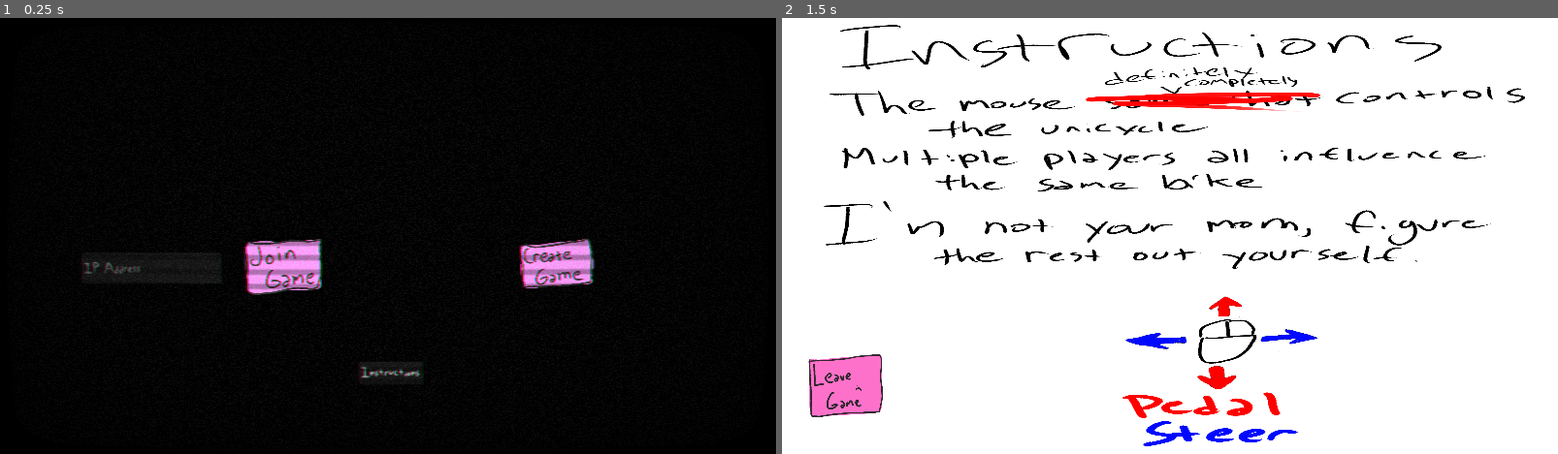
Above: before the commit, frames 1-2 (left to right).
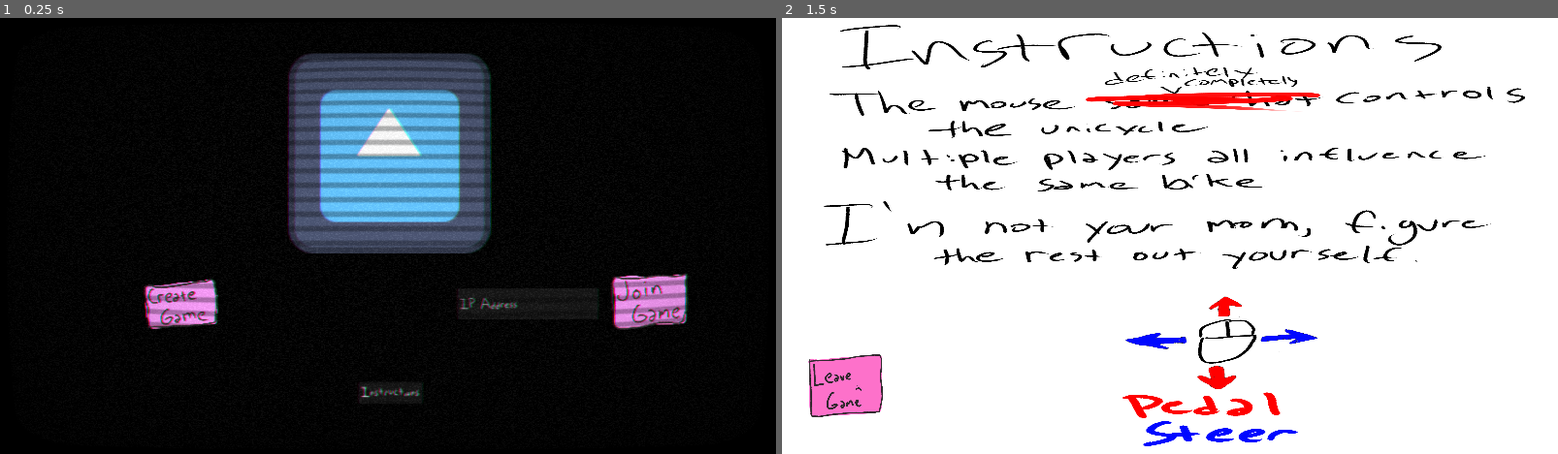
Above: after the commit, the same moments.

Repository: maxrchung/ride_in_the_rain
Game: Godot game, scene res://start.tscn
The game is run twice, just before and just after one commit, with the same random seed, the same clock (stepped at 60 frames per second) and the same inputs. The engine's default icon, where the game draws it, is replaced by a stand-in: a white triangle on a blue panel in a dark square. A sky picture missing from this copy of the repository is replaced by a grey-blue gradient.
Inputs (mouse positions are in pixels of both pictures, inside the frame that each line leads up to; where the layout moved, square brackets give the same spot in the first picture):
- Up to frame 1 (0.25 s): no input
- Up to frame 2 (1.5 s): click (960, 310) [1340, 270] at 0.5 s; click "Instructions" at 1.25 s

The runs differ from the first frame. In frame 1, 17% of the frame differs, in the area x 10-89%, y 8-88%; in frame 2, nothing differs.

Commit message:
title placeholder

Diff:
--- a/start.gd
+++ b/start.gd
@@ -34,6 +34,7 @@
 	$IpInput.hide()
 	$JoinButton.hide()
 	$InstructionsButton.hide()
+	$TitleSplash.hide()
 	$WaitingText.show()
 	$StartButton.show()
 	$LeaveButton.show()
@@ -72,6 +73,7 @@
 	$JoinButton.hide()
 	$CreateButton.hide()
 	$InstructionsButton.hide()
+	$TitleSplash.hide()
 	$WaitingText.show()
 	$LeaveButton.show()
 	$PlayersCount.show()
@@ -88,6 +90,7 @@
 	$JoinButton.show()
 	$CreateButton.show()
 	$InstructionsButton.show()
+	$TitleSplash.show()
 	$WaitingText.hide()
 	$LeaveButton.hide()
 	$StartButton.hide()
@@ -118,6 +121,7 @@
 	$JoinButton.show()
 	$CreateButton.show()
 	$InstructionsButton.show()
+	$TitleSplash.show()
 	$WaitingText.hide()
 	$LeaveButton.hide()
 	$StartButton.hide()
--- a/start.tscn
+++ b/start.tscn
@@ -10,17 +10,18 @@
 [ext_resource type="Theme" uid="uid://ckvowov5bcv6l" path="res://default_ui_theme.tres" id="6_vq6qa"]
 [ext_resource type="LabelSettings" uid="uid://cuiayxv1yxm7a" path="res://default_font.tres" id="7_l8gfs"]
 [ext_resource type="PackedScene" path="res://post_process_vhs.tscn" id="8_ls4en"]
+[ext_resource type="Texture2D" uid="uid://djytkt442qiqt" path="res://icon.svg" id="11_vbyj6"]
 
 [sub_resource type="PanoramaSkyMaterial" id="PanoramaSkyMaterial_3f4bj"]
 panorama = ExtResource("2_sdw6w")
 
-[sub_resource type="Sky" id="Sky_kgvh6"]
+[sub_resource type="Sky" id="Sky_6iuau"]
 sky_material = SubResource("PanoramaSkyMaterial_3f4bj")
 
 [sub_resource type="Environment" id="Environment_85rmq"]
 background_mode = 2
 background_energy_multiplier = 0.1
-sky = SubResource("Sky_kgvh6")
+sky = SubResource("Sky_6iuau")
 ambient_light_source = 3
 reflected_light_source = 2
 tonemap_mode = 3
@@ -94,10 +95,10 @@
 surface_material_override/0 = SubResource("ShaderMaterial_5274e")
 
 [node name="CreateButton" type="TextureButton" parent="."]
-offset_left = 760.0
-offset_top = 309.0
-offset_right = 1272.0
-offset_bottom = 821.0
+offset_left = 202.0
+offset_top = 369.0
+offset_right = 714.0
+offset_bottom = 881.0
 scale = Vector2(0.25, 0.25)
 texture_normal = ExtResource("2_x0q0c")
 
@@ -120,18 +121,18 @@
 texture_normal = ExtResource("4_5v2yp")
 
 [node name="JoinButton" type="TextureButton" parent="."]
-offset_left = 356.0
-offset_top = 310.0
-offset_right = 868.0
-offset_bottom = 822.0
+offset_left = 902.0
+offset_top = 362.0
+offset_right = 1414.0
+offset_bottom = 874.0
 scale = Vector2(0.25, 0.25)
 texture_normal = ExtResource("3_hde24")
 
 [node name="IpInput" type="LineEdit" parent="."]
-offset_left = 118.0
-offset_top = 349.0
-offset_right = 328.0
-offset_bottom = 397.0
+offset_left = 679.0
+offset_top = 402.0
+offset_right = 889.0
+offset_bottom = 450.0
 size_flags_horizontal = 0
 size_flags_vertical = 0
 theme = ExtResource("6_vq6qa")
@@ -167,13 +168,24 @@
 anchor_right = 0.5
 anchor_bottom = 1.0
 offset_left = -44.0
-offset_top = -136.0
+offset_top = -106.0
 offset_right = 51.0
-offset_bottom = -103.0
+offset_bottom = -73.0
 grow_horizontal = 2
 grow_vertical = 0
 theme = ExtResource("6_vq6qa")
 text = "Instructions"
+
+[node name="TitleSplash" type="TextureRect" parent="."]
+anchors_preset = 5
+anchor_left = 0.5
+anchor_right = 0.5
+offset_left = -148.0
+offset_top = 50.0
+offset_right = 152.0
+offset_bottom = 350.0
+grow_horizontal = 2
+texture = ExtResource("11_vbyj6")
 
 [connection signal="pressed" from="CreateButton" to="." method="_on_create_button_pressed"]
 [connection signal="pressed" from="StartButton" to="." method="_on_start_button_pressed"]
Not shown: 1 places in start.tscn that only renumber resources
